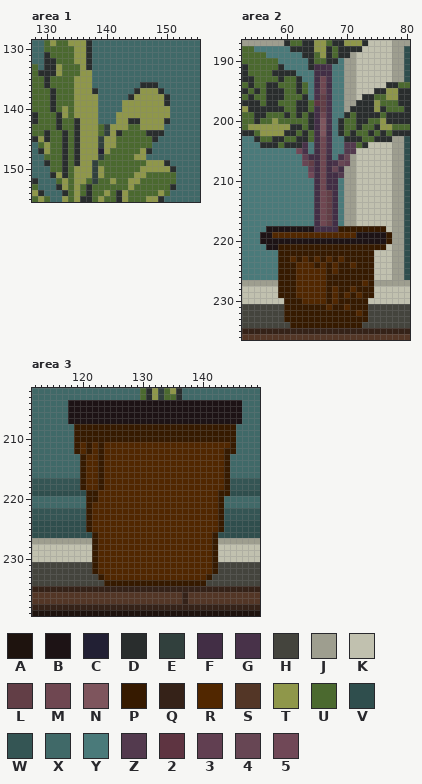
A pixel-art file gets an edit: Спрайты/Фон/Отель/коридор.aseprite. The first picture shows the starting point.
1615x243 pixels, 1 frame. Colours within 5 levels of each other are drawn and written as one. Shown: area 1: x 128..155, y 129..155; area 2: x 53..80, y 187..236; area 3: x 112..149, y 202..239.
Palette (. is transparent): A #1e130e  B #1d1315  C #222034  D #292d2d  E #31403d  F #422e45  G #483249  H #44443d  J #9e9e8f  K #c1c1af  L #623e46  M #6f4751  N #7e555d  P #361a00  Q #352218  R #512700  S #533626  T #8f974a  U #4b692f  V #2f4e4d  W #345554  X #406968  Y #4a7a7a  Z #533a4e  2 #5e3441  3 #613f51  4 #674654  5 #704857
After the commit:
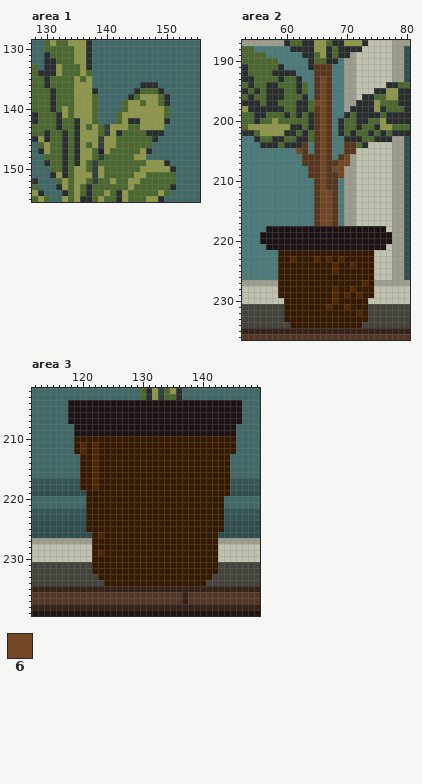
Colours new in this view: 6 #734626
Change:
colour F: #422e45 -> #58361d
Changed rows in their new state; - is a pixel that keeps its letter.
Area 1, layer "растения":
first column x 136:
134 -U-------------
135 U--------------
137 ----------UUU--
138 --U------U---U-
139 --U----U--U--U-
140 --U----U------U
141 --U---U-------U
142 --U---U--------
143 -U-------------
146 -U-------------
147 --U------------
148 --U------------
149 -U-------------
150 -U-------------
Area 2, layer "растения":
first column x 58:
191 ---------F----------
193 --------6F----------
194 --------6-----------
195 -------F6F----------
196 -------F6F----------
197 -------66F----------
198 --------6F----------
199 --------6F----------
200 --------6F----------
201 --------6F----------
202 --------6-----------
203 --------6F----------
204 -----F--6F--FF------
205 ----6F--6F--FF------
206 -----F--6--F6-------
207 -----FF-6-F66-------
208 ------F-6-66--------
209 ------F-6--6--------
210 --------6-----------
211 --------6-----------
212 --------66----------
213 --------66----------
214 --------66----------
215 --------66----------
216 --------66----------
217 --------66----------
218 -------BBBBBBBBBBBB-
219 BBBBBBBBBBBBBB-----B
220 -------------------B
221 -BBBBBBBBBBBBBBBBBB-
223 -----P--------------
224 ----PPP-P-----------
225 ----PPPPP-----------
226 ----PPPPP-----------
227 ----PPPPP-----------
228 ----PPPPP-----------
229 ----PPPPP-----------
230 -----PPPP-----------
Area 3, layer "растения":
first column x 119:
208 BBBBBBBBBBBBBBBBBBBBBBBBBBB
209 BBBBBBBBBBBBBBBBBBBBBBBBBBB
211 -----PPPPPPPPPPPPPPPPPPPPP-
212 -----PPPPPPPPPPPPPPPPPPPP--
213 --P--PPPPPPPPPPPPPPPPPPPP--
214 --P--PPPPPPPPPPPPPPPPPPPP--
215 --P--PPPPPPPPPPPPPPPPPPPP--
216 --P--PPPPPPPPPPPPPPPPPPPP--
217 --P--PPPPPPPPPPPPPPPPPPPP--
218 --P--PPPPPPPPPPPPPPPPPPPP--
219 ----PPPPPPPPPPPPPPPPPPPP---
220 ----PPPPPPPPPPPPPPPPPPPP---
221 ---PPPPPPPPPPPPPPPPPPPPP---
222 ---PPPPPPPPPPPPPPPPPPPPP---
223 ---PPPPPPPPPPPPPPPPPPPPP---
224 ---PPPPPPPPPPPPPPPPPPPPP---
225 ---PPPPPPPPPPPPPPPPPPPPP---
226 -----PPPPPPPPPPPPPPPPPP----
227 ----PPPPPPPPPPPPPPPPPPP----
228 ----PPPPPPPPPPPPPPPPPPP----
229 -----PPPPPPPPPPPPPPPPPP----
230 ----PPPPPPPPPPPPPPPPPPP----
231 ----PPPPPPPPPPPPPPPPPPP----
232 ----PPPPPPPPPPPPPPPPPPP----
233 -----PPPPPPPPPPPPPPPPP-----
Where, in picture pixels (left, top, right, bottom), the same in both pictures:
changed: (80, 70, 170, 172)
changed: (272, 64, 392, 304)
changed: (74, 424, 236, 580)
